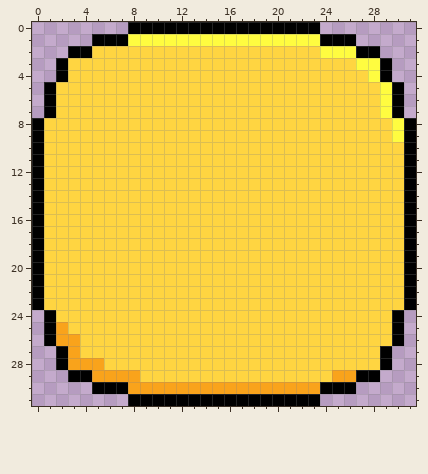
Two versions of one pixel-art file, sprites/cards/spades/button_yellow.aseprite. Above, as it was before the edit.
32x32 pixels, 1 frame.
The result:
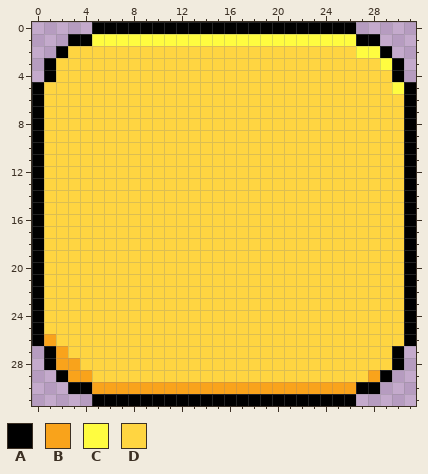
Palette (. is transparent): A #000000  B #f9a31b  C #fffc40  D #ffd541
The edit:
y 0: x 5..7 ... -> AAA; x 24..26 ... -> AAA
y 1: x 3..7 ..AAA -> AACCC; x 24..28 AAA.. -> CCCAA
y 2: x 2..4 .AA -> ADD; x 24..29 CCCAA. -> DDDCCA
y 3: x 1..2 .A -> AD; x 27..30 CCA. -> DDCA
y 4: x 1..2 .A -> AD; x 28..30 CA. -> DDA
y 5: x 0..1 .A -> AD; x 29..31 CA. -> DCA
y 6..7: x 0..1 .A -> AD; x 29..31 CA. -> DDA
y 8..9: x 30 C -> D
y 24: x 0..1 .A -> AD; x 30..31 A. -> DA
y 25: x 0..2 .AB -> ADD; x 30..31 A. -> DA
y 26: x 0..3 .ABB -> ABDD; x 30..31 A. -> DA
y 27: x 1..3 .AB -> ABD; x 29..30 A. -> DA
y 28: x 1..2 .A -> AB; x 4..5 BB -> DD; x 29..30 A. -> DA
y 29: x 2..8 .AABBBB -> ABBDDDD; x 25..29 BBAA. -> DDDBA
y 30: x 3..7 ..AAA -> AABBB; x 24..28 AAA.. -> BBBAA
y 31: x 5..7 ... -> AAA; x 24..26 ... -> AAA
Boxes around the changes in both pictures, in picture pixels (x1, y1, x2, y2):
changed: (32, 22, 128, 118)
changed: (320, 22, 416, 142)
changed: (32, 310, 140, 406)
changed: (320, 310, 416, 406)
